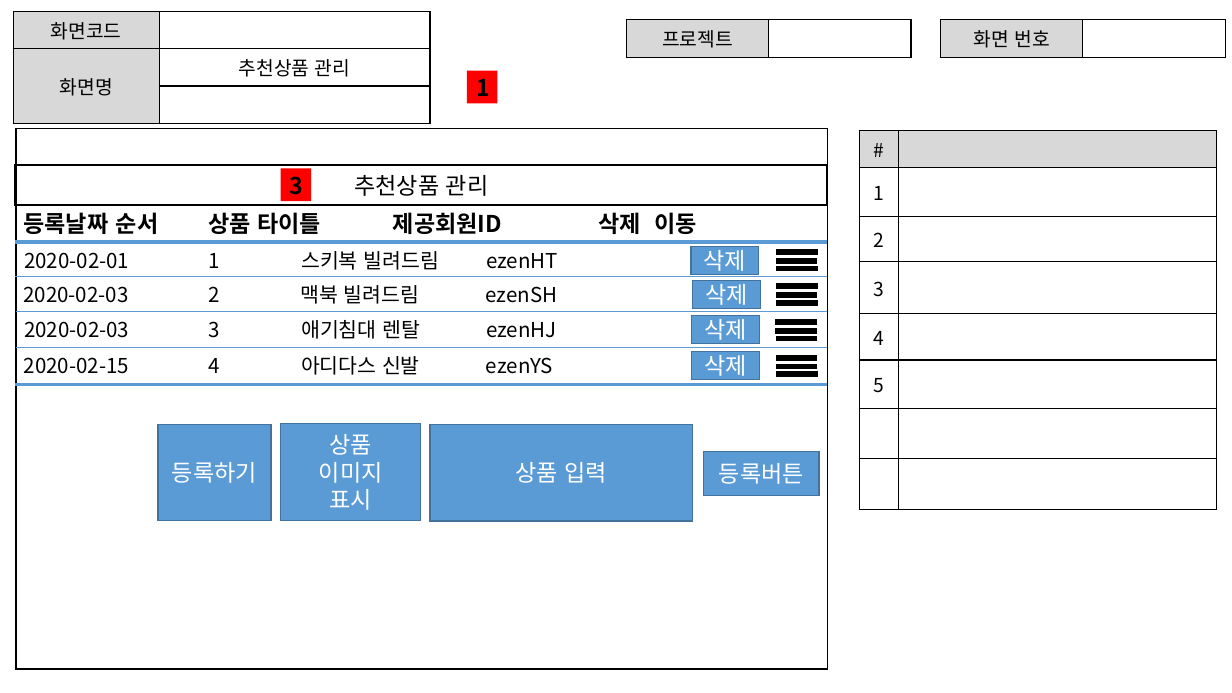
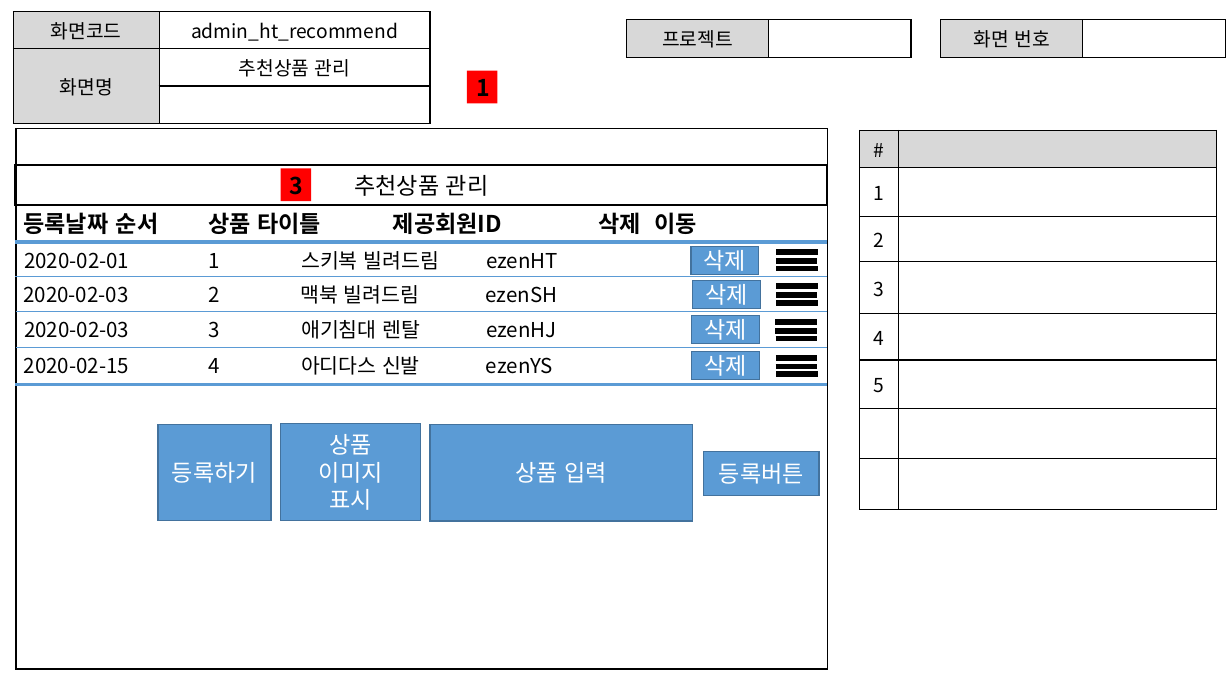
Before and after one commit to ezenteam2/RentalEquip, a slide deck: slide 15 of 0 발표용 파워포인트/project04 - 파워포인트 종합 - 현태.pptx. Drawn at 1232x693 pixels with LibreOffice and Linux fonts; fonts in the diff are those of the drawing. Boxes give left, top, right and bottom in pixels: in the first picture for what was removed or moved away, otherwise in the second. Text is boxed around its words. In the diff, an @@ line names an element or a change of style, - is before the commit and + after.

```diff
--- a/0 발표용 파워포인트/project04 - 파워포인트 종합 - 현태.pptx
+++ b/0 발표용 파워포인트/project04 - 파워포인트 종합 - 현태.pptx
@@ table at (13, 12, 430, 109) @@
-row 1, column 2: 
+row 1, column 2: admin_ht_recommend
```
Also in this commit, not shown: 13 other slides changed, 1 other file.
